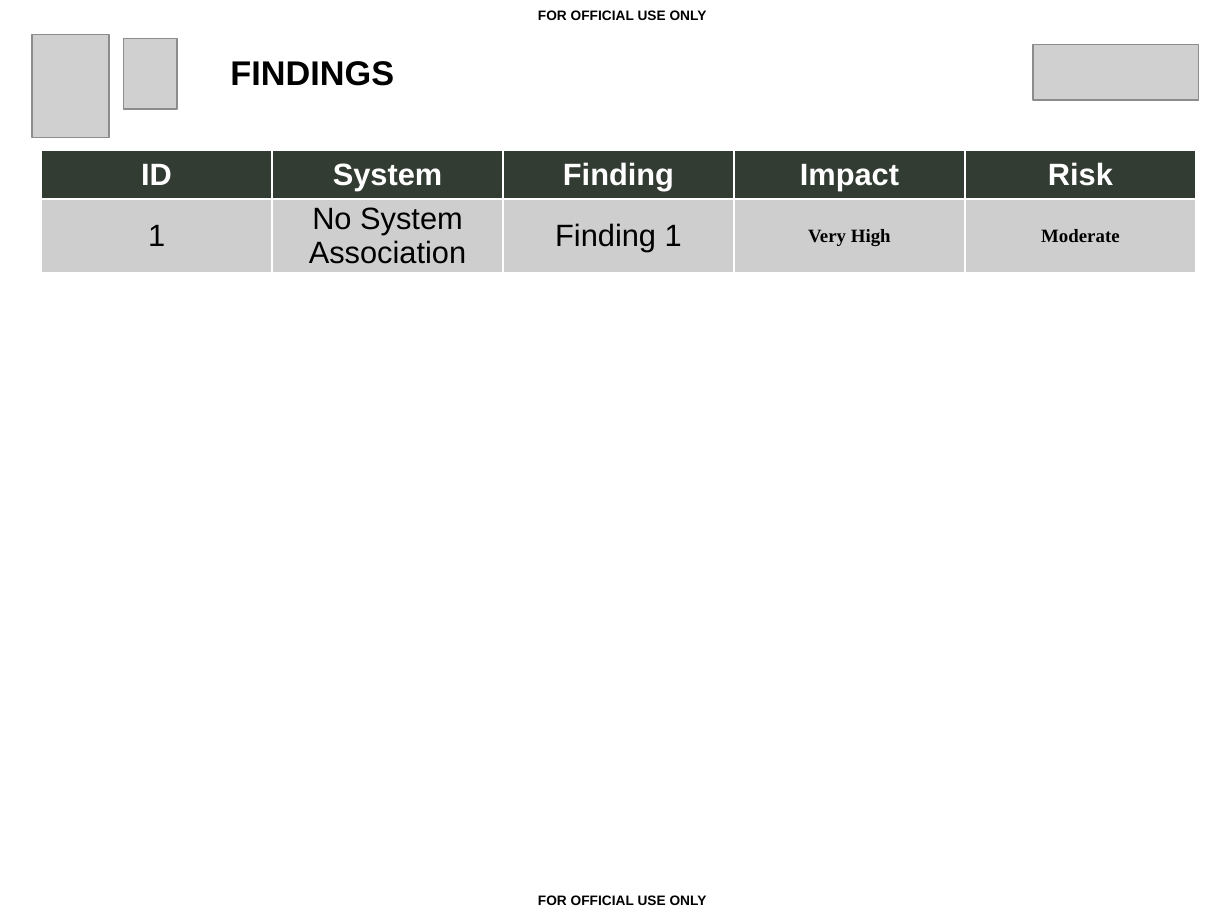
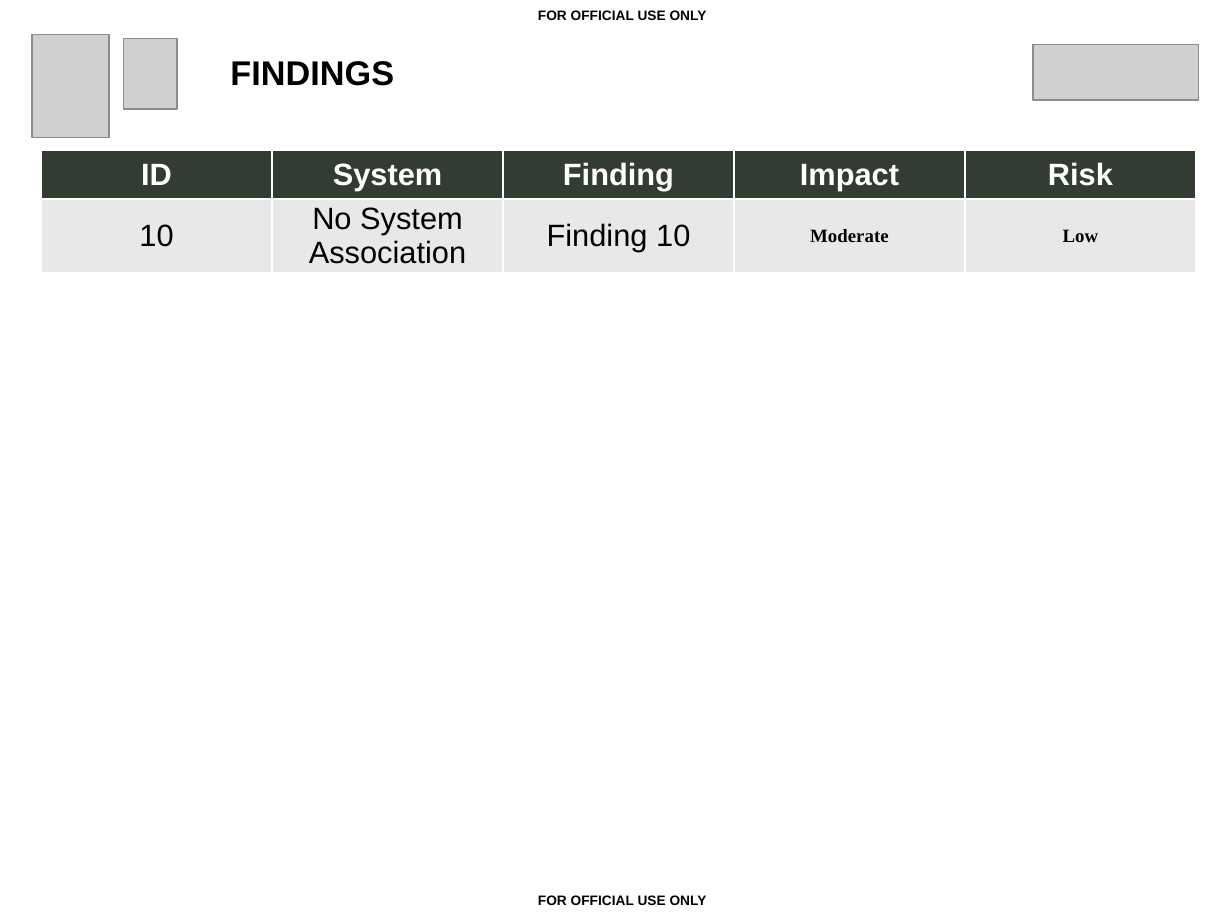
Before and after one commit to jahernandez14/FRIC, a slide deck: slide 4 of model/ERBreport/ERBreport.pptx (slide 3 before the commit). Drawn at 1232x924 pixels with LibreOffice and Linux fonts; fonts in the diff are those of the drawing; grey boxes stand for pictures. Boxes give left, top, right and bottom in pixels: in the first picture for what was removed or moved away, otherwise in the second. Text is boxed around its words. In the diff, an @@ line names an element or a change of style, - is before the commit and + after.

```diff
--- a/model/ERBreport/ERBreport.pptx
+++ b/model/ERBreport/ERBreport.pptx
@@ table at (41,150,1199,920) @@
-row 2: 1 | No System Association | Finding 1 | Very High | Moderate
+row 2: 10 | No System Association | Finding 10 | Moderate | Low
@@ fill #CDCECD to #E8E8E8 in row 2 @@
```
Also in this commit, not shown: 1 slide added, 6 other files.
